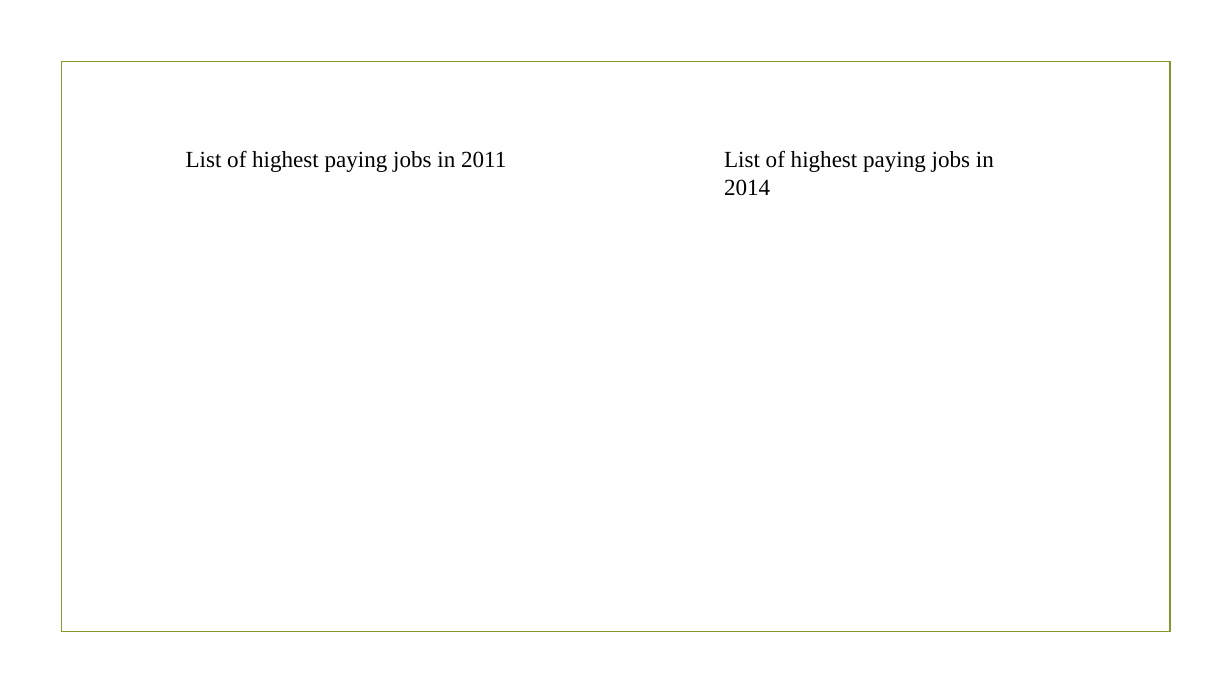
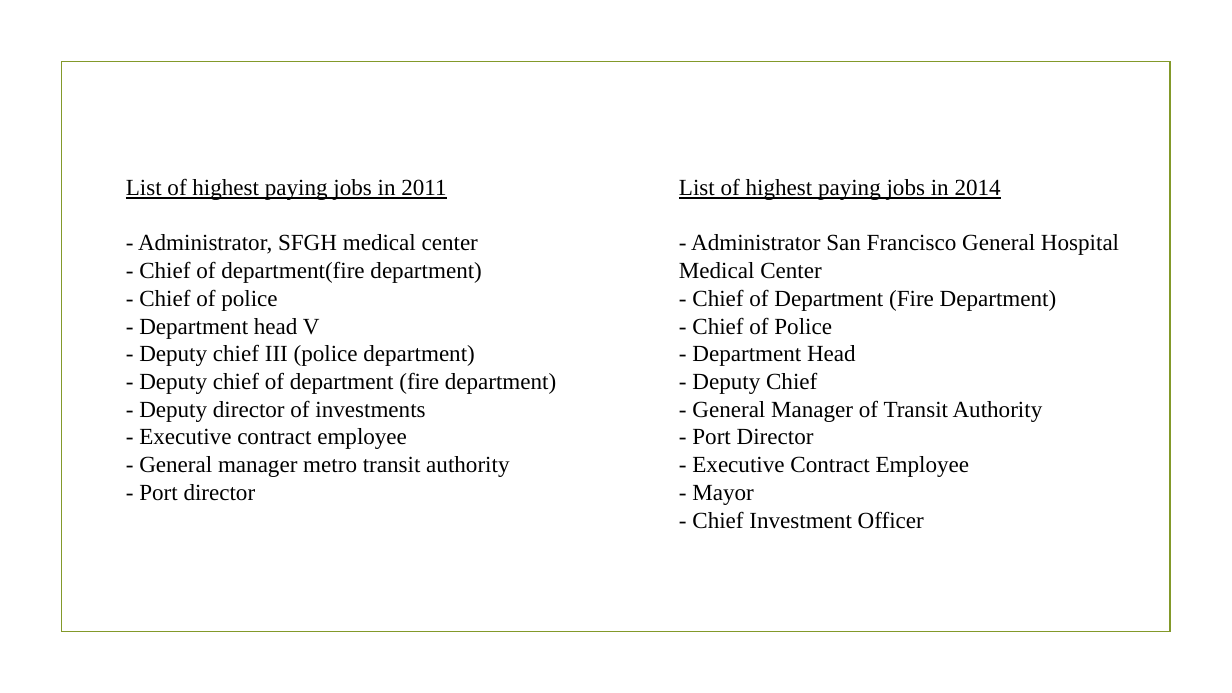
Before and after one commit to danlin604/vsocc, a slide deck: slide 8 of 4925 PROJECT FOLDER/COMP4925 , sub-project 1.pptx. Drawn at 1232x693 pixels with LibreOffice and Linux fonts; fonts in the diff are those of the drawing; background and template pictures are left out. Boxes give left, top, right and bottom in pixels: in the first picture for what was removed or moved away, otherwise in the second. Text is boxed around its words. In the diff, an @@ line names an element or a change of style, - is before the commit and + after.

```diff
--- a/4925 PROJECT FOLDER/COMP4925 , sub-project 1.pptx
+++ b/4925 PROJECT FOLDER/COMP4925 , sub-project 1.pptx
@@ text "List of highest paying jobs ..." moved from (x1=186, y1=150, x2=506, y2=172) to (x1=126, y1=178, x2=556, y2=501) @@
@@ text at (x1=126, y1=178, x2=446, y2=200): underline on in "List of highest paying jobs in 2011" @@
@@ text "List of highest paying jobs ..." moved from (x1=724, y1=150, x2=994, y2=196) to (x1=679, y1=178, x2=1119, y2=529) @@
@@ text at (x1=679, y1=178, x2=1001, y2=200): underline on in "List of highest paying jobs in 2014" @@
@@ text at (x1=138, y1=234, x2=556, y2=501): paragraphs added @@
+- Administrator, SFGH medical center
+- Chief of department(fire department)
+- Chief of police
+- Department head V
+- Deputy chief III (police department)
+- Deputy chief of department (fire department)
+- Deputy director of investments
+- Executive contract employee
+- General manager metro transit authority
+- Port director
@@ text at (x1=679, y1=234, x2=1119, y2=529): paragraphs added @@
+- Administrator San Francisco General Hospital Medical Center
+- Chief of Department (Fire Department)
+- Chief of Police
+- Department Head
+- Deputy Chief
+- General Manager of Transit Authority
+- Port Director
+- Executive Contract Employee
+- Mayor
+- Chief Investment Officer
```
Also in this commit, not shown: 1 slide added, 1 slide removed.
